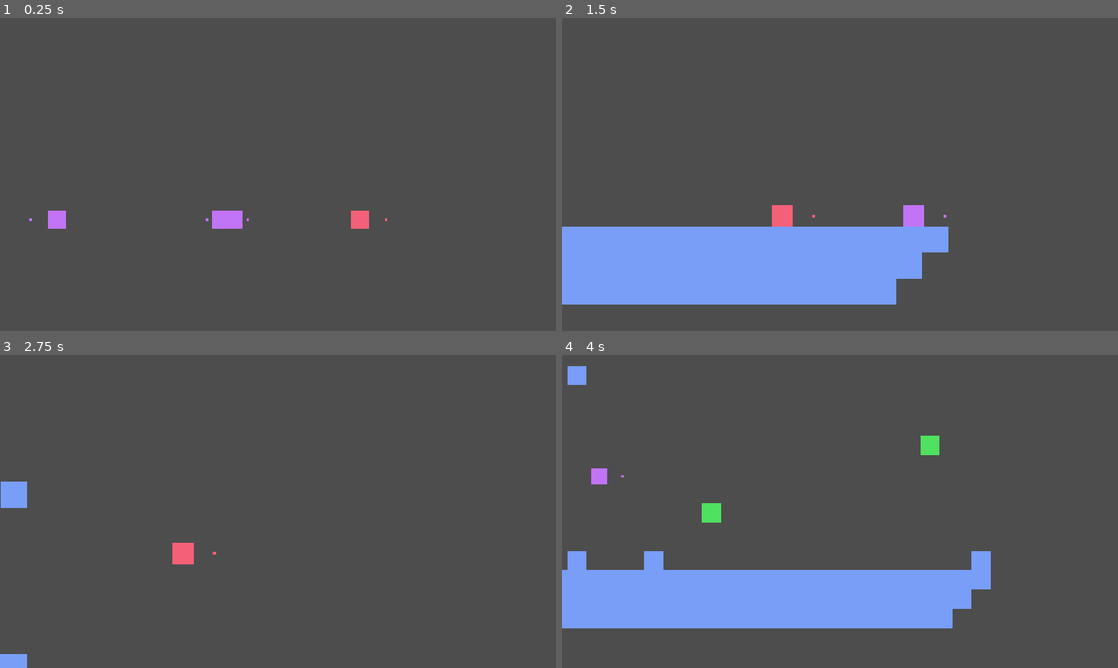
Above: before the commit, frames 1-4 (two rows, left to right).
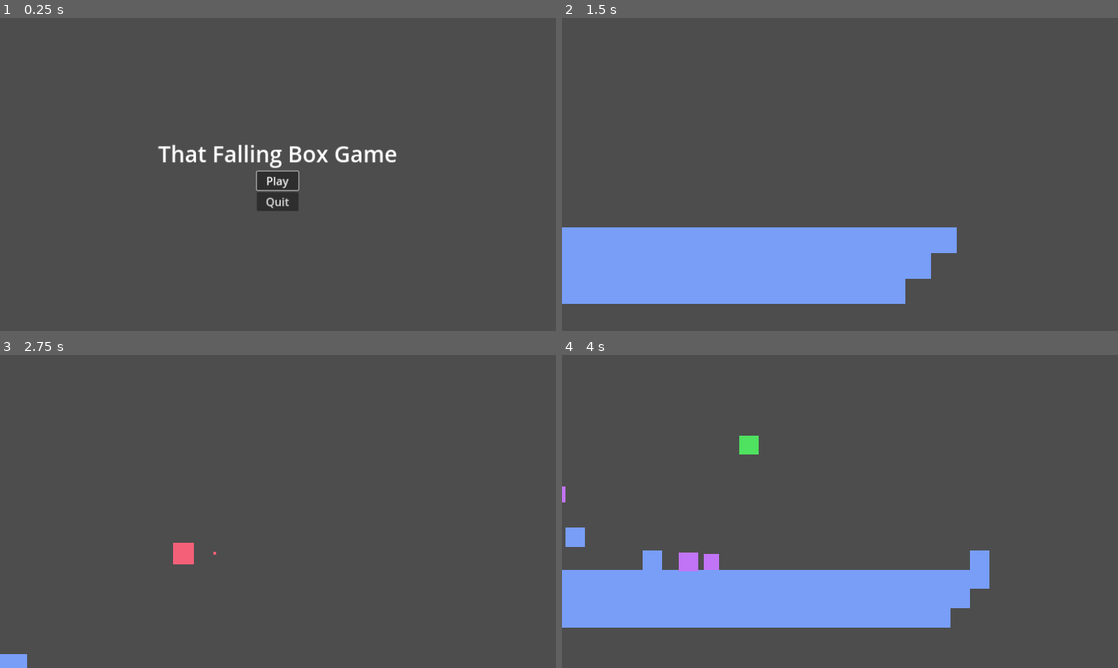
Above: after the commit, the same moments.

Repository: itsMapleLeaf/tfbg
Game: Godot game, scene res://title_menu/title_menu.tscn
Two runs of this game, one before a commit and one after it. Both use one fixed random seed, a clock stepped at 60 frames per second and the inputs below. Before the commit the project starts from res://game/game.tscn.
Inputs (mouse positions are in pixels of both pictures, inside the frame that each line leads up to):
- Up to frame 1 (0.25 s): no input
- Up to frame 2 (1.5 s): click (840, 180) at 0.5 s, where only the run after the commit has a clickable "Play"; hold Right (right) from 1.28 s (still down); hold X (grab) from 1.28 s (still down)
- Up to frame 3 (2.75 s): keep holding Right (right); tap Z (jump) at 1.52, 2.27 s; release X (grab) at 2.03 s; tap X (grab) at 2.1 s
- Up to frame 4 (4 s): release Right (right) at 2.78 s; hold Left (left) 2.78-3.53 s; hold X (grab) 2.78-3.53 s; hold Right (right) from 3.53 s (still down); tap X (grab) at 3.6 s; tap Z (jump) at 3.77 s

The runs differ from the first frame. In frame 1, 2.7% of the frame differs, in the area x 5-72%, y 40-68%; in frame 2, 1.2%; in frame 3, 0.4%; in frame 4, 2.1%.

Commit message:
holy frick i added a title menu

Diff:
--- a/project.godot
+++ b/project.godot
@@ -11,8 +11,8 @@
 [application]
 
 config/name="That Falling Box Game"
-run/main_scene="res://game/game.tscn"
-config/features=PackedStringArray("4.0", "Forward Plus")
+run/main_scene="res://title_menu/title_menu.tscn"
+config/features=PackedStringArray("4.1", "Forward Plus")
 
 [autoload]
 
@@ -39,6 +39,42 @@
 
 [input]
 
+ui_accept={
+"deadzone": 0.5,
+"events": [Object(InputEventKey,"resource_local_to_scene":false,"resource_name":"","device":0,"window_id":0,"alt_pressed":false,"shift_pressed":false,"ctrl_pressed":false,"meta_pressed":false,"pressed":false,"keycode":4194309,"physical_keycode":0,"key_label":0,"unicode":0,"echo":false,"script":null)
+, Object(InputEventKey,"resource_local_to_scene":false,"resource_name":"","device":0,"window_id":0,"alt_pressed":false,"shift_pressed":false,"ctrl_pressed":false,"meta_pressed":false,"pressed":false,"keycode":4194310,"physical_keycode":0,"key_label":0,"unicode":0,"echo":false,"script":null)
+, Object(InputEventKey,"resource_local_to_scene":false,"resource_name":"","device":0,"window_id":0,"alt_pressed":false,"shift_pressed":false,"ctrl_pressed":false,"meta_pressed":false,"pressed":false,"keycode":32,"physical_keycode":0,"key_label":0,"unicode":32,"echo":false,"script":null)
+, Object(InputEventJoypadButton,"resource_local_to_scene":false,"resource_name":"","device":-1,"button_index":0,"pressure":0.0,"pressed":true,"script":null)
+]
+}
+ui_left={
+"deadzone": 0.5,
+"events": [Object(InputEventKey,"resource_local_to_scene":false,"resource_name":"","device":0,"window_id":0,"alt_pressed":false,"shift_pressed":false,"ctrl_pressed":false,"meta_pressed":false,"pressed":false,"keycode":4194319,"physical_keycode":0,"key_label":0,"unicode":0,"echo":false,"script":null)
+, Object(InputEventJoypadButton,"resource_local_to_scene":false,"resource_name":"","device":-1,"button_index":13,"pressure":0.0,"pressed":true,"script":null)
+, Object(InputEventJoypadMotion,"resource_local_to_scene":false,"resource_name":"","device":-1,"axis":0,"axis_value":-1.0,"script":null)
+]
+}
+ui_right={
+"deadzone": 0.5,
+"events": [Object(InputEventKey,"resource_local_to_scene":false,"resource_name":"","device":0,"window_id":0,"alt_pressed":false,"shift_pressed":false,"ctrl_pressed":false,"meta_pressed":false,"pressed":false,"keycode":4194321,"physical_keycode":0,"key_label":0,"unicode":0,"echo":false,"script":null)
+, Object(InputEventJoypadButton,"resource_local_to_scene":false,"resource_name":"","device":-1,"button_index":14,"pressure":0.0,"pressed":true,"script":null)
+, Object(InputEventJoypadMotion,"resource_local_to_scene":false,"resource_name":"","device":-1,"axis":0,"axis_value":1.0,"script":null)
+]
+}
+ui_up={
+"deadzone": 0.5,
+"events": [Object(InputEventKey,"resource_local_to_scene":false,"resource_name":"","device":0,"window_id":0,"alt_pressed":false,"shift_pressed":false,"ctrl_pressed":false,"meta_pressed":false,"pressed":false,"keycode":4194320,"physical_keycode":0,"key_label":0,"unicode":0,"echo":false,"script":null)
+, Object(InputEventJoypadButton,"resource_local_to_scene":false,"resource_name":"","device":-1,"button_index":11,"pressure":0.0,"pressed":false,"script":null)
+, Object(InputEventJoypadMotion,"resource_local_to_scene":false,"resource_name":"","device":-1,"axis":1,"axis_value":-1.0,"script":null)
+]
+}
+ui_down={
+"deadzone": 0.5,
+"events": [Object(InputEventKey,"resource_local_to_scene":false,"resource_name":"","device":0,"window_id":0,"alt_pressed":false,"shift_pressed":false,"ctrl_pressed":false,"meta_pressed":false,"pressed":false,"keycode":4194322,"physical_keycode":0,"key_label":0,"unicode":0,"echo":false,"script":null)
+, Object(InputEventJoypadButton,"resource_local_to_scene":false,"resource_name":"","device":-1,"button_index":12,"pressure":0.0,"pressed":false,"script":null)
+, Object(InputEventJoypadMotion,"resource_local_to_scene":false,"resource_name":"","device":-1,"axis":1,"axis_value":1.0,"script":null)
+]
+}
 left={
 "deadzone": 0.5,
 "events": [Object(InputEventKey,"resource_local_to_scene":false,"resource_name":"","device":-1,"window_id":0,"alt_press …(182 unchanged characters)…
--- /dev/null
+++ b/title_menu/play_button.gd
@@ -0,0 +1,7 @@
+extends Button
+
+func _ready():
+	grab_focus()
+
+func _pressed():
+	get_tree().change_scene_to_file("res://game/game.tscn")
--- /dev/null
+++ b/title_menu/quit_button.gd
@@ -0,0 +1,4 @@
+extends Button
+
+func _pressed():
+	get_tree().quit()
--- /dev/null
+++ b/title_menu/title_menu.tscn
@@ -0,0 +1,57 @@
+[gd_scene load_steps=4 format=3 uid="uid://cupcyskx0pxoq"]
+
+[ext_resource type="Script" path="res://title_menu/play_button.gd" id="1_xy7cs"]
+[ext_resource type="Script" path="res://title_menu/quit_button.gd" id="2_wx26d"]
+
+[sub_resource type="LabelSettings" id="LabelSettings_6tpvy"]
+font_size = 64
+
+[node name="TitleMenu" type="Control"]
+layout_mode = 3
+anchors_preset = 15
+anchor_right = 1.0
+anchor_bottom = 1.0
+grow_horizontal = 2
+grow_vertical = 2
+
+[node name="CenterContainer" type="CenterContainer" parent="."]
+layout_mode = 1
+anchors_preset = 15
+anchor_right = 1.0
+anchor_bottom = 1.0
+grow_horizontal = 2
+grow_vertical = 2
+
+[node name="VBoxContainer" type="VBoxContainer" parent="CenterContainer"]
+layout_mode = 2
+theme_override_constants/separation = 6
+alignment = 1
+
+[node name="Title" type="Label" parent="CenterContainer/VBoxContainer"]
+layout_mode = 2
+text = "That Falling Box Game"
+label_settings = SubResource("LabelSettings_6tpvy")
+
+[node name="PlayButton" type="Button" parent="CenterContainer/VBoxContainer"]
+custom_minimum_size = Vector2(120, 0)
+layout_mode = 2
+size_flags_horizontal = 4
+focus_neighbor_top = NodePath("../QuitButton")
+focus_neighbor_bottom = NodePath("../QuitButton")
+focus_next = NodePath("../QuitButton")
+focus_previous = NodePath("../QuitButton")
+theme_override_font_sizes/font_size = 32
+text = "Play"
+script = ExtResource("1_xy7cs")
+
+[node name="QuitButton" type="Button" parent="CenterContainer/VBoxContainer"]
+custom_minimum_size = Vector2(120, 0)
+layout_mode = 2
+size_flags_horizontal = 4
+focus_neighbor_top = NodePath("../PlayButton")
+focus_neighbor_bottom = NodePath("../PlayButton")
+focus_next = NodePath("../PlayButton")
+focus_previous = NodePath("../PlayButton")
+theme_override_font_sizes/font_size = 32
+text = "Quit"
+script = ExtResource("2_wx26d")
